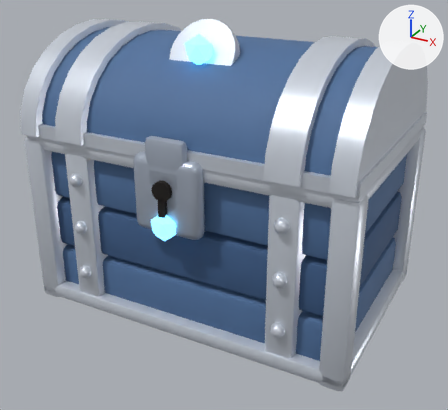
An edit to the glTF model godot/assets/models/blender/chest_silver.glb, drawn before and after from the same camera.
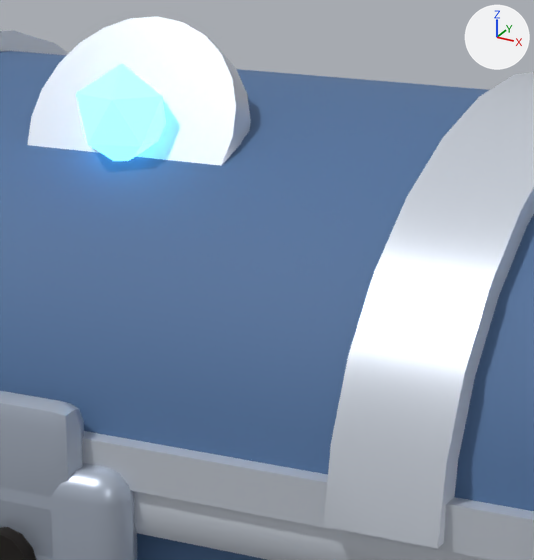
The first picture shows the older version from a 50 mm camera at (1.41, -2.63, 1.77) aimed at (0.02, -0.11, 0.51). The close-ups show the older and then the newer version on the part from 36% to 74% of the width and 3% to 47% of the height of that picture. Only the edits that show in the close-ups are written down. The axes (+X, +Y, +Z) are drawn at upper right. The lights are the same throughout. Where no turn or scale is listed for an object, it has been applied to the vertices.

Names of what the first close-up shows: 'Emblem', 'EmblemGem', 'Hasp', 'Keyhole', 'Lid', 'LidBand', 'LidBand.001', 'LidRim', 'LockPlate', 'Plank2', 'Rim'.
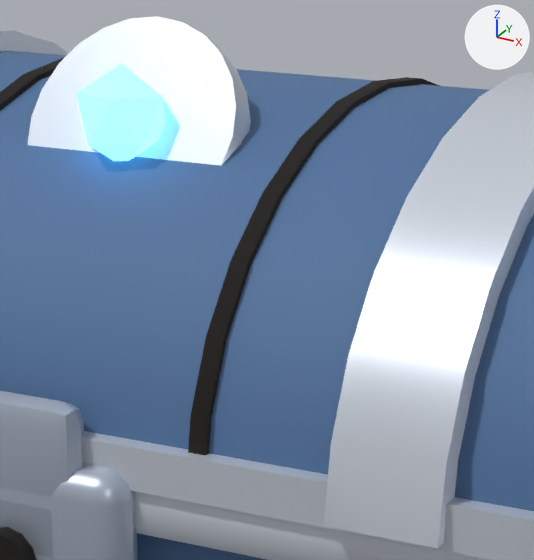
Location of each change, (x1, y1, x2, y2) in pixels of the close-ups (534 x 560 px):
```json
{"object": "LidGroove.001", "change": "added", "after": [188, 77, 439, 455]}
{"object": "LidGroove", "change": "added", "after": [0, 57, 65, 110], "on screen": "black"}
```

The change, as JSON lines over the scene's bpy script:
```json
{"op": "add", "block": "me_cylinder_007", "code": ["me_cylinder_007 = bpy.data.meshes.new('Cylinder.007')", "me_cylinder_007.from_pydata(...)  # 34 vertices, 64 faces; spans x -0.016..0.016, y -0.557..0.557, z -0.002..0.442", "me_cylinder_007.materials.append(mat_dark)  # black #130c07"]}
{"op": "add", "block": "ob_lidgroove_001", "code": ["ob_lidgroove_001 = bpy.data.objects.new('LidGroove.001', me_cylinder_007)", "ob_lidgroove_001.location = (0.257, 0.002, 0.888)"]}
{"op": "add", "block": "ob_lidgroove", "code": ["ob_lidgroove = bpy.data.objects.new('LidGroove', me_cylinder_007.copy())", "ob_lidgroove.location = (-0.257, -0.002, 0.888)"]}
```
